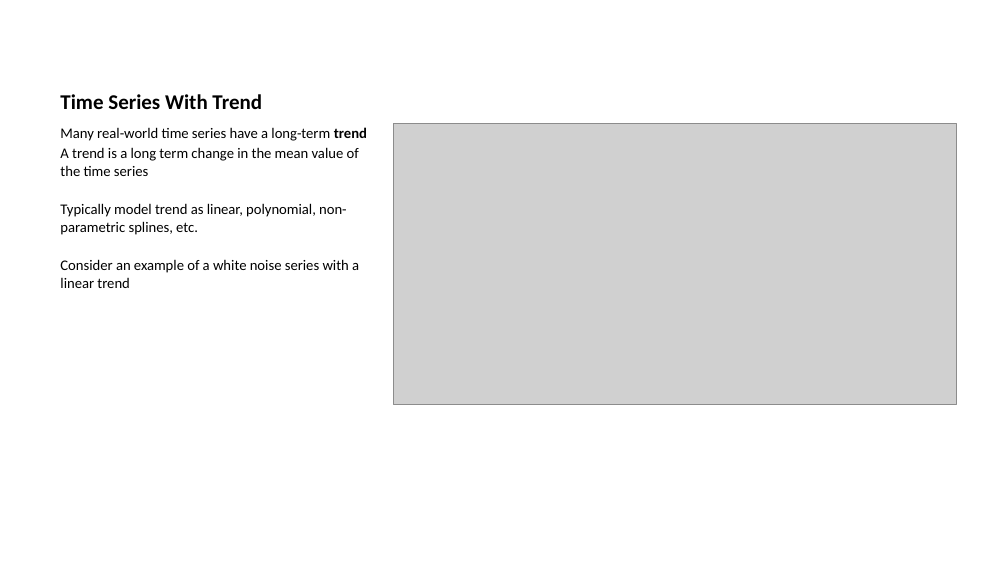
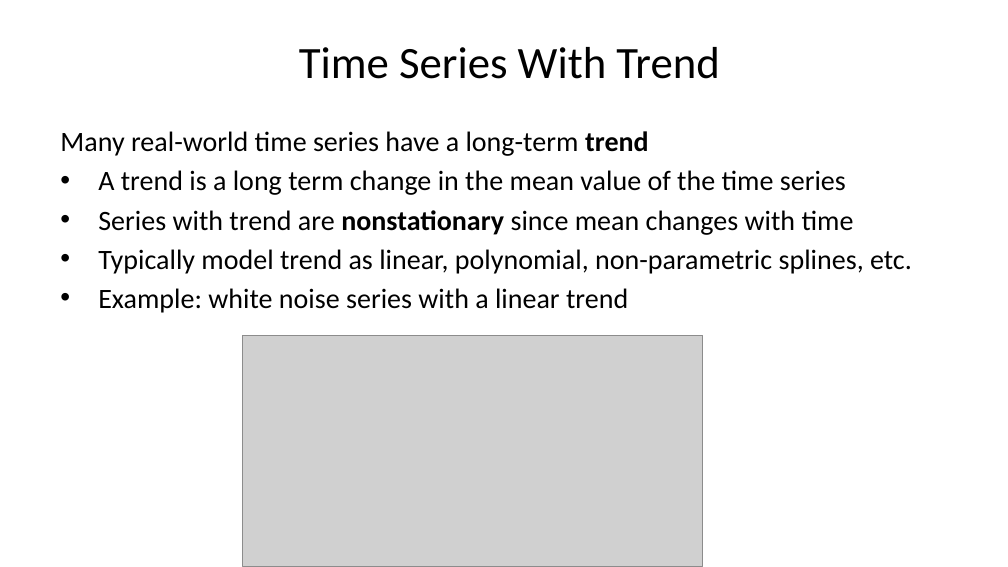
Before and after one commit to StephenElston/CSCI-E-83, a slide deck: slide 30 of LectureSlides/11_IntroductionToTimeSeries.pptx. Drawn at 1008x567 pixels with LibreOffice and Linux fonts; fonts in the diff are those of the drawing; grey boxes stand for pictures. Boxes give left, top, right and bottom in pixels: in the first picture for what was removed or moved away, otherwise in the second. Text is boxed around its words. In the diff, an @@ line names an element or a change of style, - is before the commit and + after.

```diff
--- a/LectureSlides/11_IntroductionToTimeSeries.pptx
+++ b/LectureSlides/11_IntroductionToTimeSeries.pptx
@@ title "Time Series With Trend" at bbox=[299, 47, 719, 79]: size 15 to 32 pt, bold off; alignment left to centre @@
@@ text at bbox=[60, 131, 912, 274]: size 10.5 to 20 pt in "Many real-world time series have a long-term ...", "A trend is a long term change ...", "Typically model trend as linear, polynomial, non-parametric ..."; more space between paragraphs; bullet none to • @@
@@ picture removed at bbox=[393, 123, 956, 404] @@
@@ text at bbox=[98, 210, 854, 235]: paragraph added @@
+• Series with trend are nonstationary since mean changes with time
@@ text at bbox=[98, 288, 628, 313]: text changed; size 10.5 to 20 pt @@
-Consider an example of a white noise series with a linear trend
+• Example: white noise series with a linear trend
@@ picture added at bbox=[243, 335, 703, 566] @@
```
Also in this commit, not shown: 24 other slides changed, 3 slides added.
